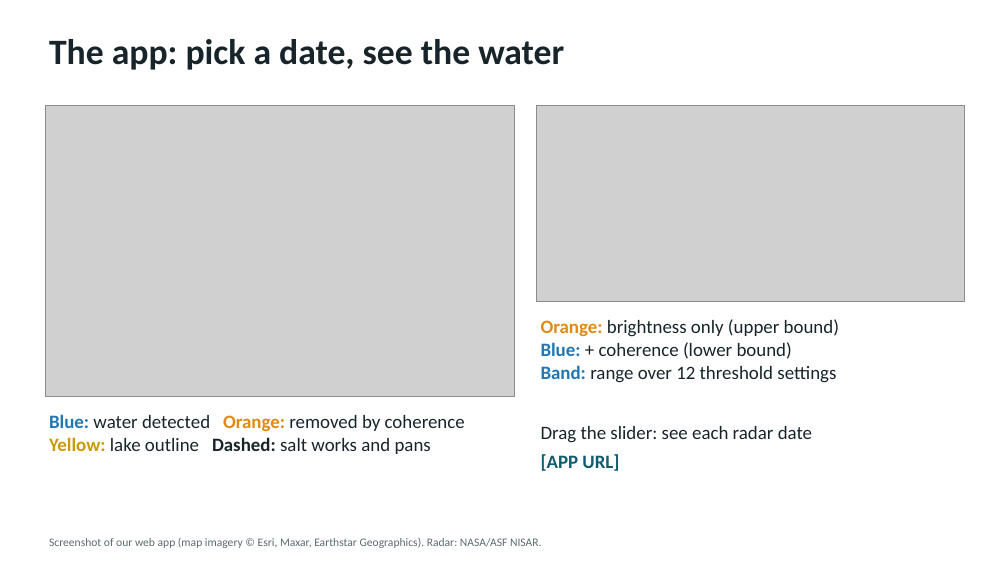
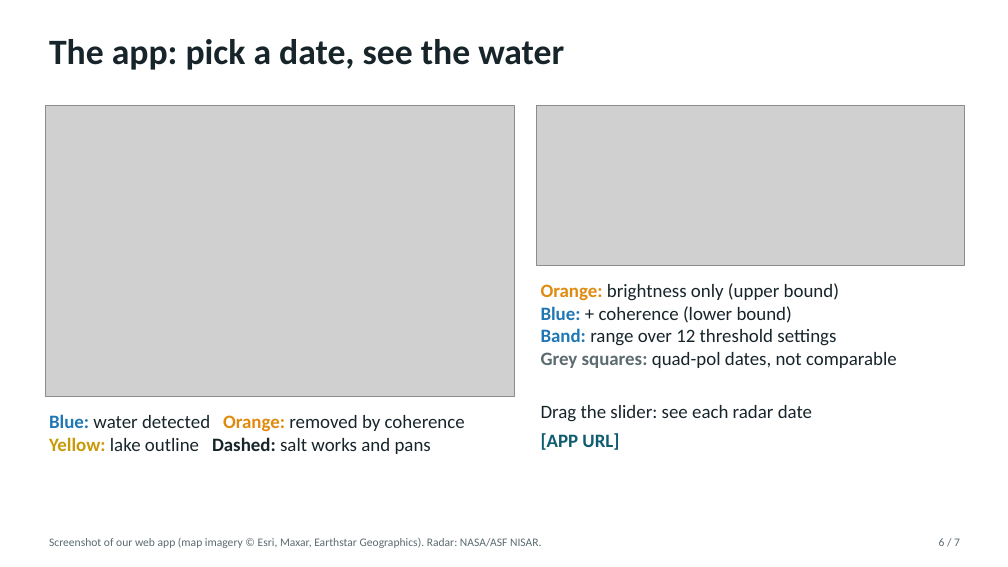
Before and after one commit to lokesh09s/sambhar-watch, a slide deck: slide 6 of docs/slides/Sambhar_Watch.pptx. Drawn at 1008x567 pixels with LibreOffice and Linux fonts; fonts in the diff are those of the drawing; grey boxes stand for pictures. Boxes give left, top, right and bottom in pixels: in the first picture for what was removed or moved away, otherwise in the second. Text is boxed around its words. In the diff, an @@ line names an element or a change of style, - is before the commit and + after.

```diff
--- a/docs/slides/Sambhar_Watch.pptx
+++ b/docs/slides/Sambhar_Watch.pptx
@@ picture: place and size @@
-picture at [537, 106, 964, 302]
+picture at [537, 106, 964, 265]
@@ text "Orange: brightness only (upper bound)": place and size @@
-text "Orange: brightness only (upper bound)" at [541, 319, 839, 383]
+text "Orange: brightness only (upper bound)" at [541, 283, 897, 368]
@@ text at [541, 352, 897, 368]: paragraph added @@
+Grey squares: quad-pol dates, not comparable
@@ text "Drag the slider: see each ...": place and size @@
-text "Drag the slider: see each ..." at [541, 426, 812, 471]
+text "Drag the slider: see each ..." at [541, 405, 812, 450]
@@ text added at [939, 538, 960, 546], 11 pt, text #5B6B70 @@
+6 / 7
```
Also in this commit, not shown: 5 other slides changed, 5 other files.
